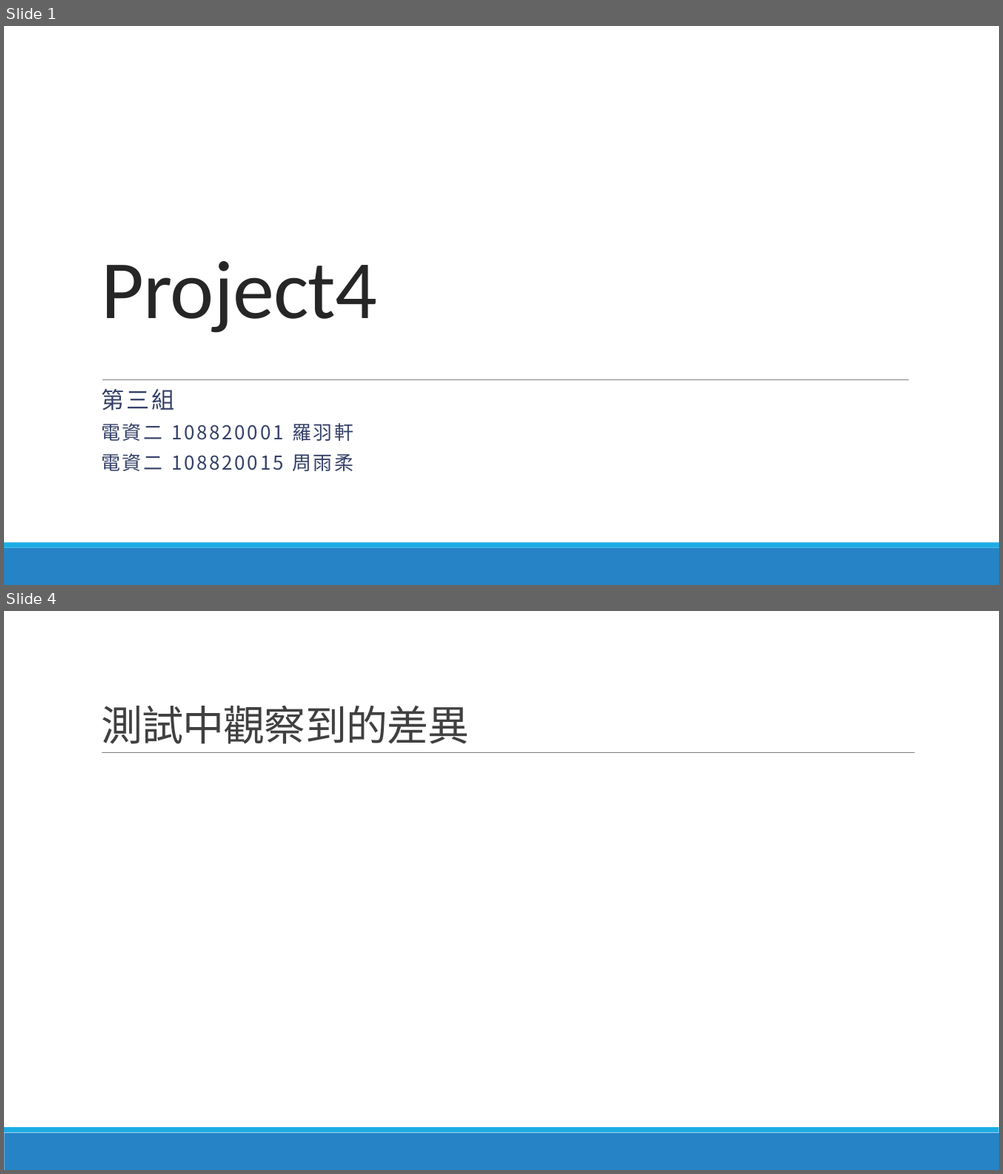
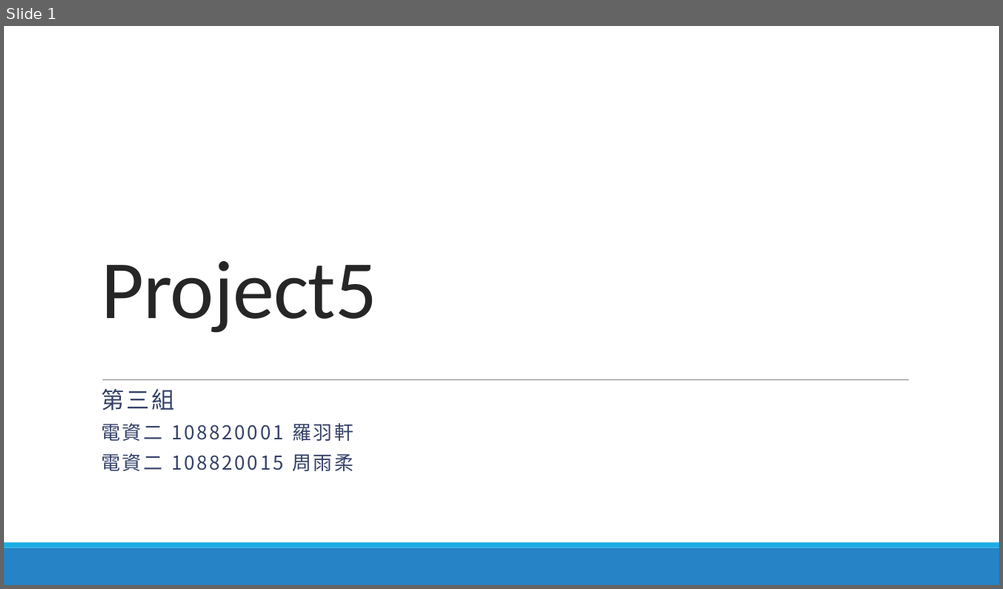
Before and after one commit to lohsuan/Multimedia-Tech, a slide deck: Project5_第三組_小組報告/Project5_第三組_小組報告.pptx. Shown one above the other, each under a label of ours: slides 1 and 4 before the commit, slide 1 after it; the slides between them are not shown. The pictures are 1003x1174 and 1003x589 pixels, drawn with LibreOffice and Linux fonts; fonts in the diff are those of the drawing. Boxes give left, top, right and bottom in pixels: in the first picture for what was removed or moved away, otherwise in the second. Text is boxed around its words. In the diff, an @@ line names an element or a change of style, - is before the commit and + after.

```diff
--- a/Project5_第三組_小組報告/Project5_第三組_小組報告.pptx
+++ b/Project5_第三組_小組報告/Project5_第三組_小組報告.pptx
@@ slide 4 removed at [4, 611, 999, 1170], background #FFFFFF; not listed: 2 template elements that a slide beside it also shows @@
@@ title removed at [101, 706, 469, 744] @@
-測試中觀察到的差異
@@ line removed from (102, 753) to (915, 753) @@
@@ slide 1 changed as well @@
@@ title at [101, 261, 377, 333]: text changed @@
-Project4
+Project5
```
Also in this commit, not shown: 1 other slide changed, 4 slides added, 2 other slides removed.
